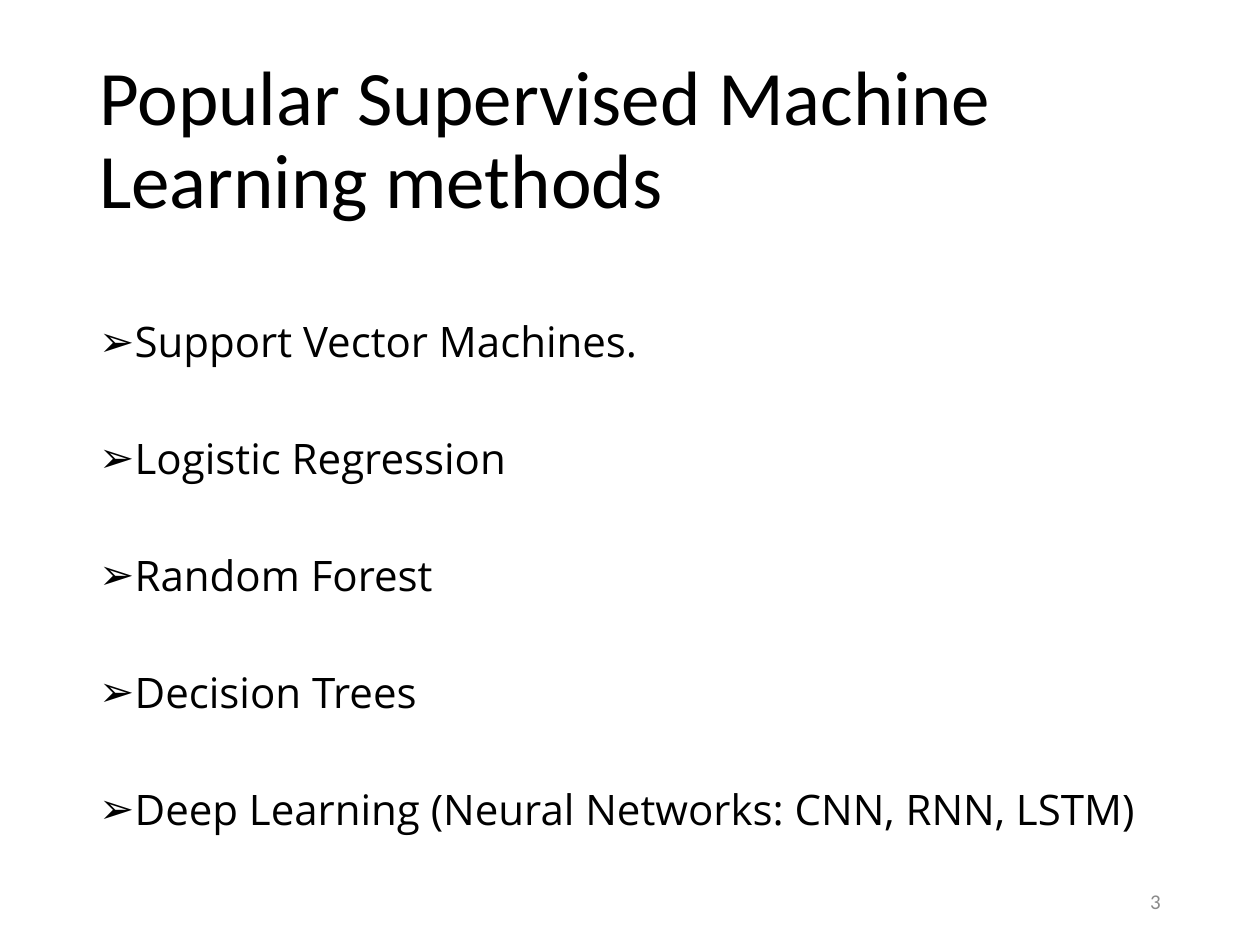
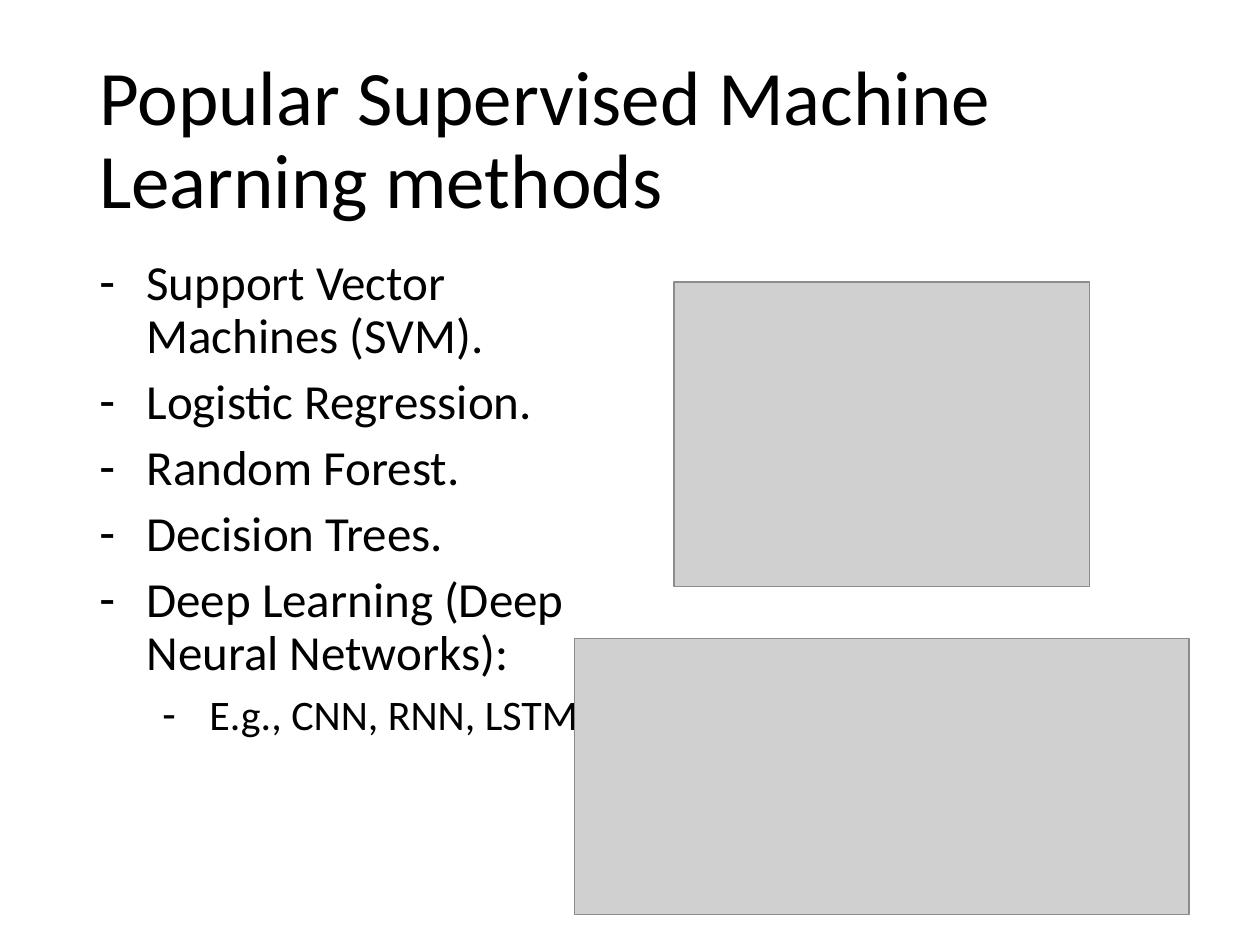
Before and after one commit to evhart/smasac-tutorial, a slide deck: slide 5 of slides/pptx/4-classification.pptx (slide 3 before the commit). Drawn at 1260x945 pixels with LibreOffice and Linux fonts; fonts in the diff are those of the drawing; grey boxes stand for pictures. Boxes give left, top, right and bottom in pixels: in the first picture for what was removed or moved away, otherwise in the second. Text is boxed around its words. In the diff, an @@ line names an element or a change of style, - is before the commit and + after.

```diff
--- a/slides/pptx/4-classification.pptx
+++ b/slides/pptx/4-classification.pptx
@@ text at <box>146,268,589,740</box>: text changed; size 24 to 28 pt; font Open Sans to Calibri @@
-  ➢ Support Vector Machines.
-  ➢ Logistic Regression
-  ➢ Random Forest
-  ➢ Decision Trees
-  ➢ Deep Learning (Neural Networks: CNN, RNN, LSTM)
+  – Support Vector Machines (SVM).
+  – Logistic Regression.
+  – Random Forest.
+  – Decision Trees.
+  – Deep Learning (Deep Neural Networks):
+    – E.g., CNN, RNN, LSTM.
@@ picture added at <box>674,282,1090,586</box> @@
@@ picture added at <box>575,639,1189,915</box> @@
@@ page number at <box>1150,914,1161,915</box>: text changed @@
-3
+5
```
Also in this commit, not shown: 11 other slides changed, 8 slides added, 1 other file.
